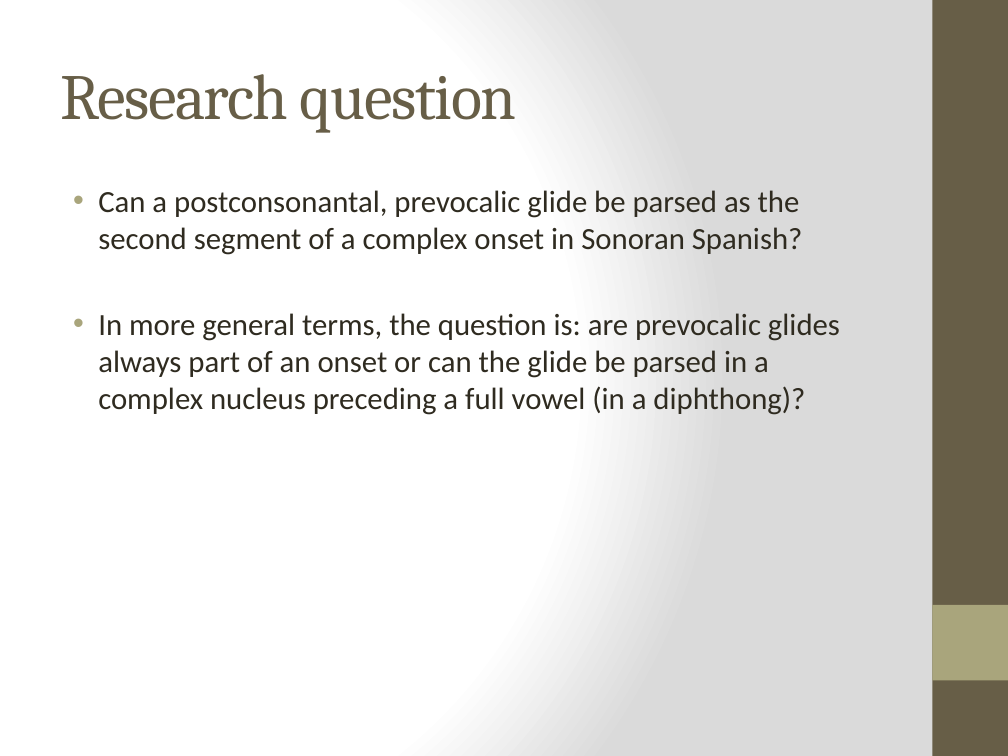
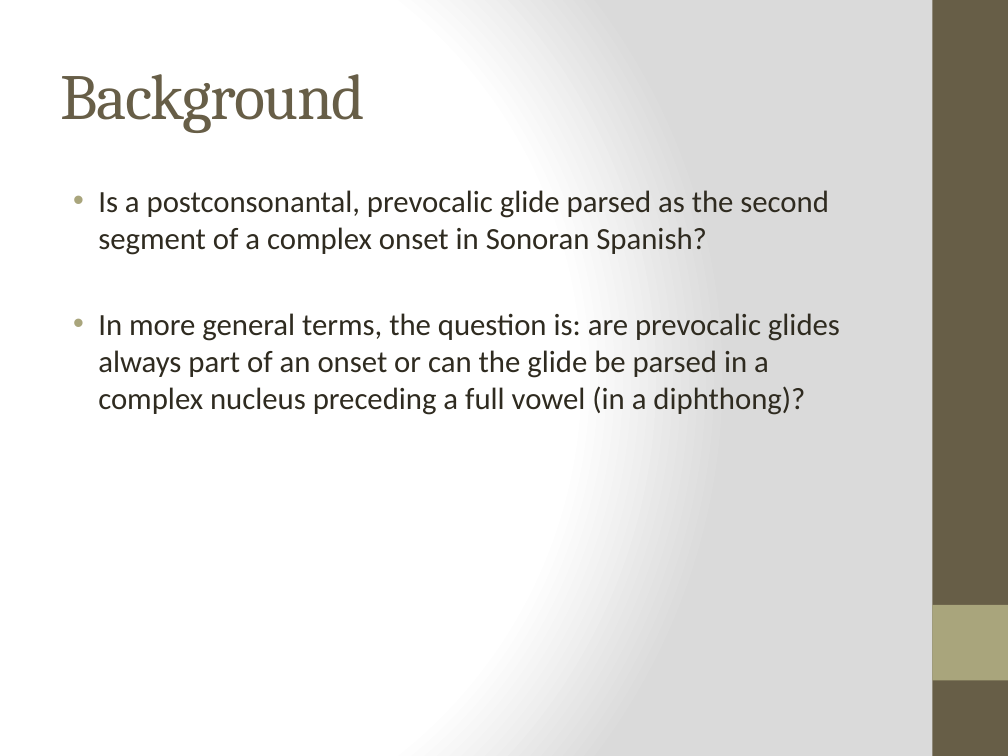
Before and after one commit to jvcasillas/glide_affiliation, a slide deck: slide 7 of Colina, Casillas & Díaz HLS 2018.pptx (slide 8 before the commit). Drawn at 1008x756 pixels with LibreOffice and Linux fonts; fonts in the diff are those of the drawing. Boxes give left, top, right and bottom in pixels: in the first picture for what was removed or moved away, otherwise in the second. Text is boxed around its words. In the diff, an @@ line names an element or a change of style, - is before the commit and + after.

```diff
--- a/Colina, Casillas & Díaz HLS 2018.pptx
+++ b/Colina, Casillas & Díaz HLS 2018.pptx
@@ title at (60,74,365,133): text changed @@
-Research question
+Background
@@ text at (98,190,829,255): text changed @@
-• Can a postconsonantal, prevocalic glide be parsed as the second segment of a complex onset in Sonoran Spanish?
+• Is a postconsonantal, prevocalic glide parsed as the second segment of a complex onset in Sonoran Spanish?
```
Also in this commit, not shown: 4 other slides changed, 15 slides added, 1 slide removed.
